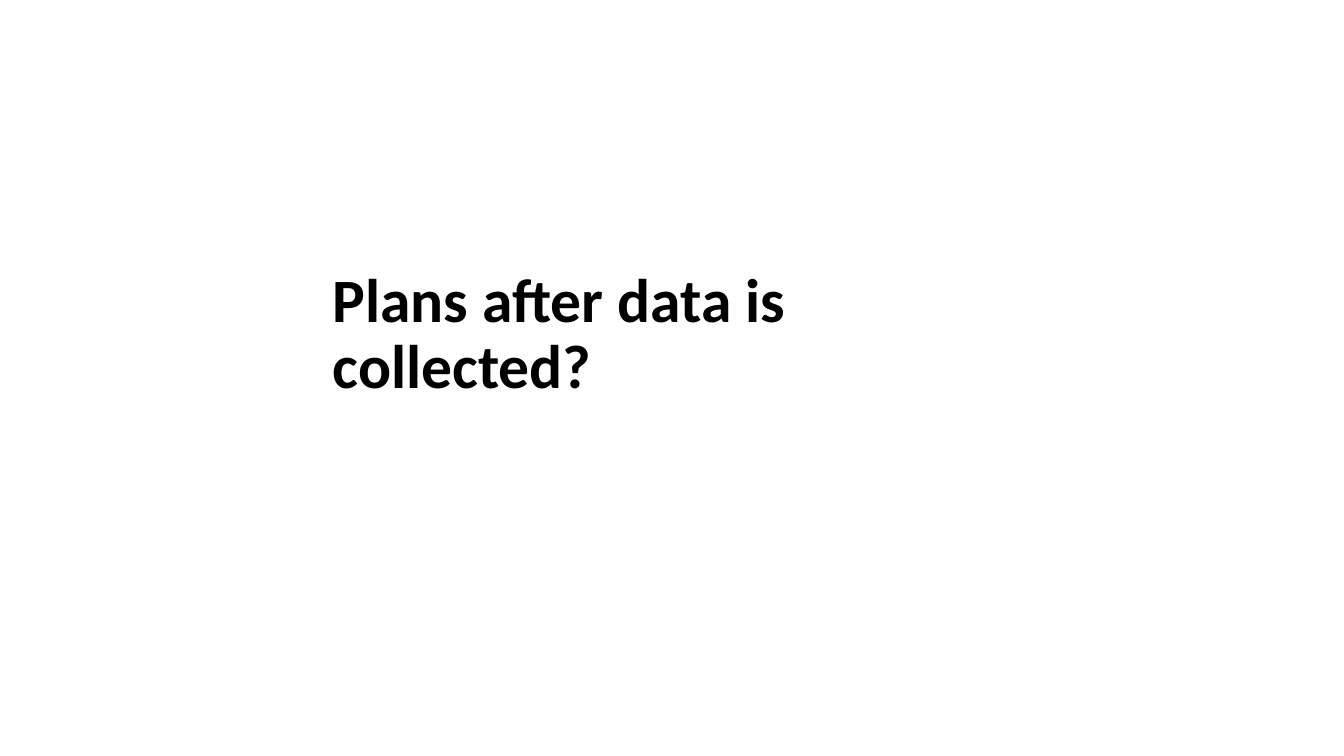
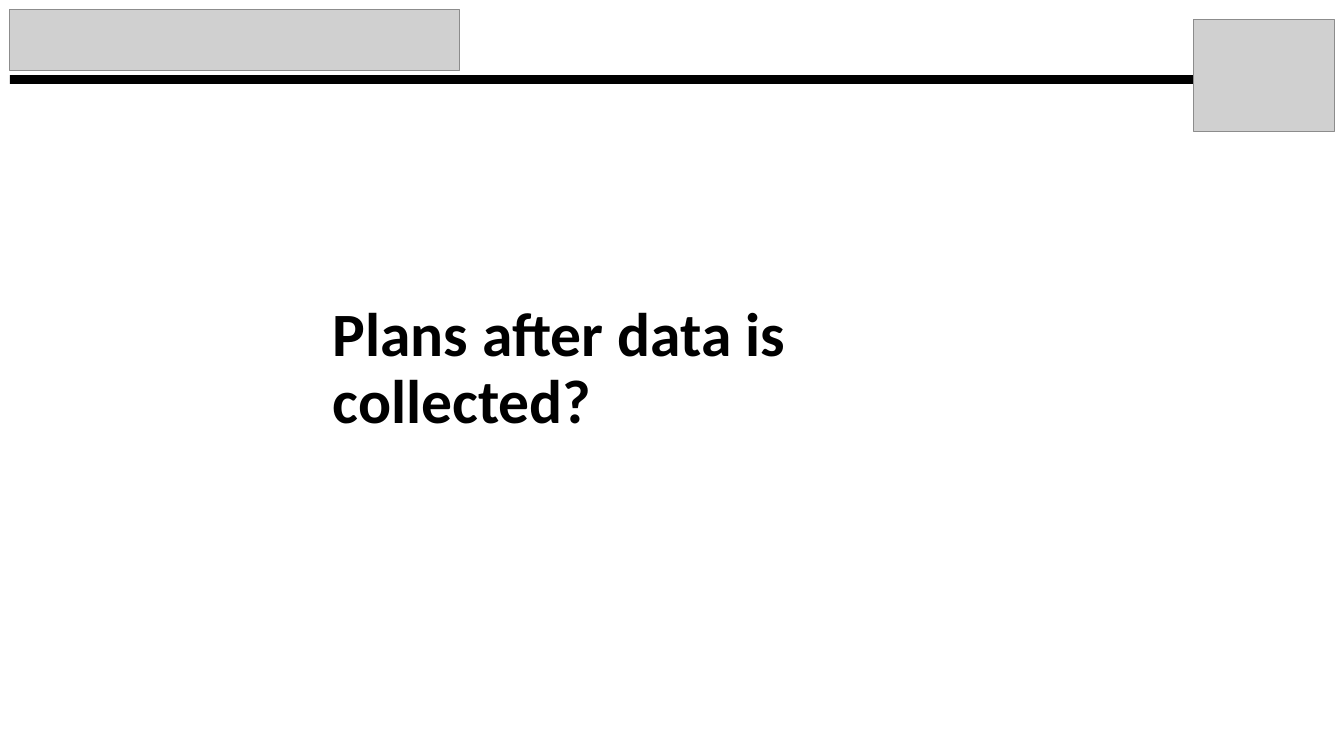
Before and after one commit to kylemjonesislanders/md-anderson, a slide deck: slide 11 of spectral-unmixing/ppt_presentations/midterm_project_report.pptx (slide 8 before the commit). Drawn at 1344x756 pixels with LibreOffice and Linux fonts; fonts in the diff are those of the drawing; grey boxes stand for pictures. Boxes give left, top, right and bottom in pixels: in the first picture for what was removed or moved away, otherwise in the second. Text is boxed around its words. In the diff, an @@ line names an element or a change of style, - is before the commit and + after.

```diff
--- a/spectral-unmixing/ppt_presentations/midterm_project_report.pptx
+++ b/spectral-unmixing/ppt_presentations/midterm_project_report.pptx
@@ picture added at box(10, 9, 460, 71) @@
@@ picture added at box(1194, 20, 1335, 131) @@
@@ rectangle added at box(10, 76, 1272, 85), fill #000000 @@
@@ title "Plans after data is collected?": place and size @@
-title "Plans after data is collected?" at box(333, 278, 786, 389)
+title "Plans after data is collected?" at box(333, 312, 786, 424)
```
Also in this commit, not shown: 9 other slides changed, 3 slides added, 1 other file.
